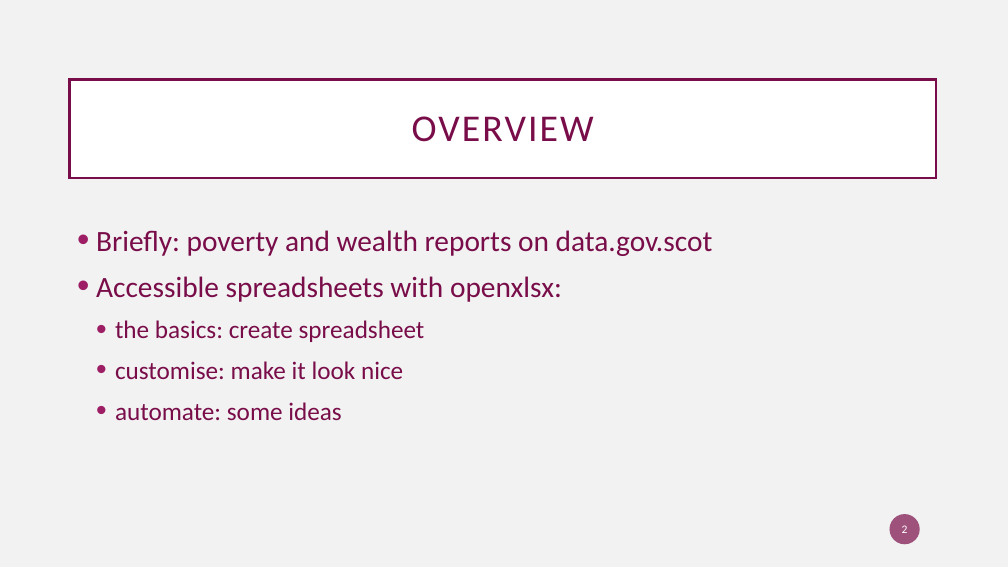
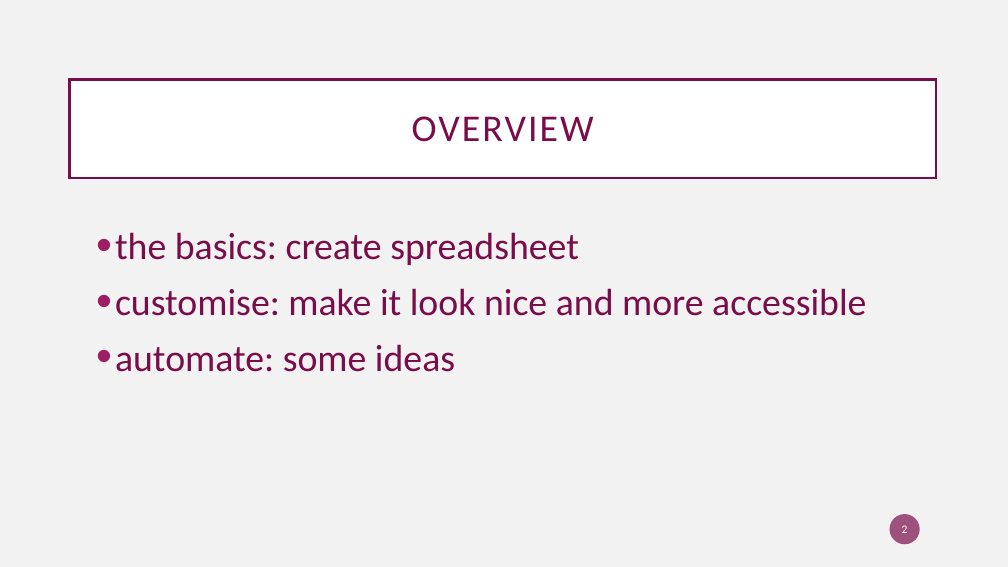
Before and after one commit to ScotGovAnalysis/openxlsx_intro, a slide deck: slide 2 of presi - Copy.pptx. Drawn at 1008x567 pixels with LibreOffice and Linux fonts; fonts in the diff are those of the drawing. Boxes give left, top, right and bottom in pixels: in the first picture for what was removed or moved away, otherwise in the second. Text is boxed around its words. In the diff, an @@ line names an element or a change of style, - is before the commit and + after.

```diff
--- a/presi - Copy.pptx
+++ b/presi - Copy.pptx
@@ text at box(96, 230, 713, 302): paragraphs removed @@
-• Briefly: poverty and wealth reports on data.gov.scot
-• Accessible spreadsheets with openxlsx:
@@ text at box(115, 232, 579, 372): size 24 to 36 pt in "the basics: create spreadsheet", "automate: some ideas" @@
@@ text at box(115, 288, 866, 316): text changed; size 24 to 36 pt @@
-  • customise: make it look nice
+  • customise: make it look nice and more accessible
```
Also in this commit, not shown: 3 other slides changed, 3 slides removed.
